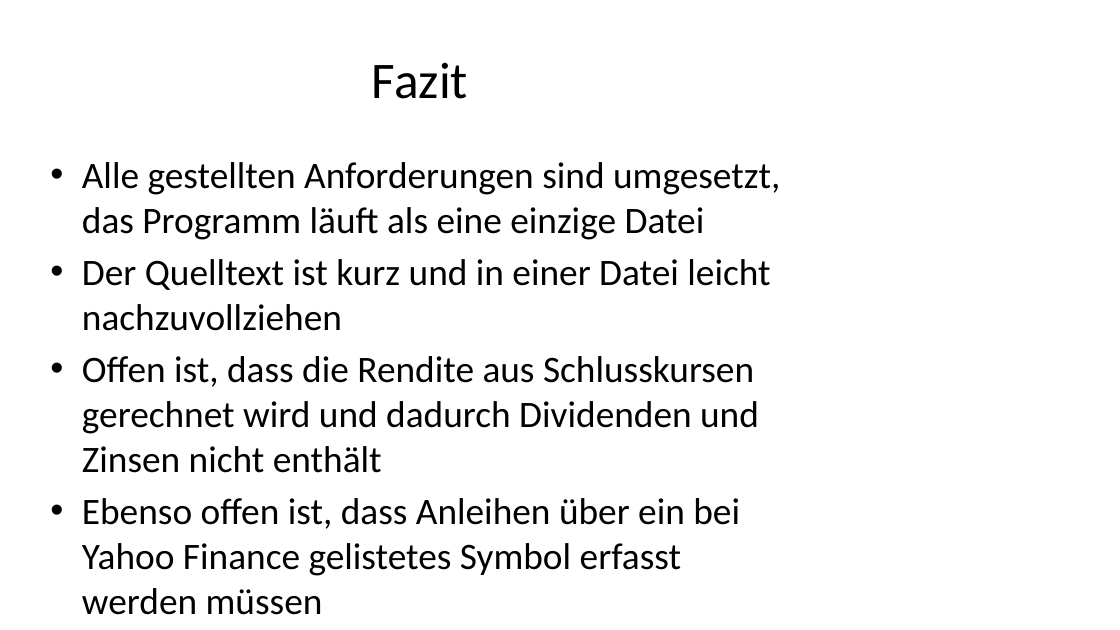
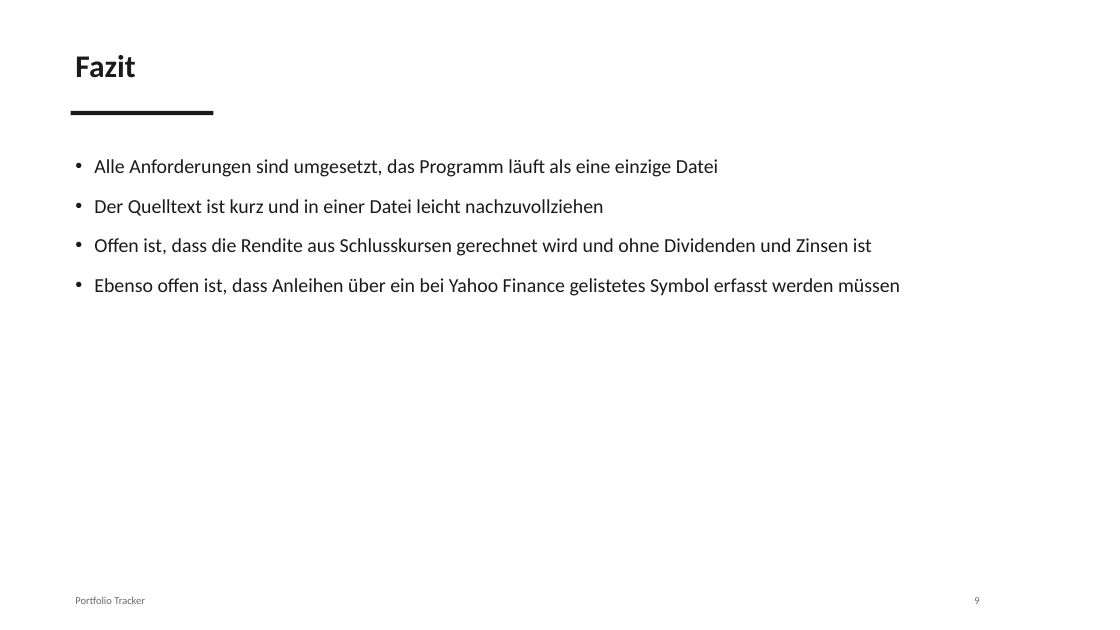
Before and after one commit to Apewee/PortfolioTracker, a slide deck: slide 10 of PortfolioPräsentation.pptx (slide 9 before the commit). Drawn at 1120x630 pixels with LibreOffice and Linux fonts; fonts in the diff are those of the drawing. Boxes give left, top, right and bottom in pixels: in the first picture for what was removed or moved away, otherwise in the second. Text is boxed around its words. In the diff, an @@ line names an element or a change of style, - is before the commit and + after.

```diff
--- a/PortfolioPräsentation.pptx
+++ b/PortfolioPräsentation.pptx
@@ text "Fazit": place and size @@
-text "Fazit" at bbox=[372, 62, 468, 99]
+text "Fazit" at bbox=[75, 55, 135, 78]
@@ text "Fazit" at bbox=[75, 55, 135, 78]: size 44 to 27 pt, text colour #000000 to #1A1A1A, bold on; alignment centre to left; vertical alignment middle to top @@
@@ rectangle added at bbox=[71, 111, 213, 115], fill #1A1A1A @@
@@ text "Alle Anforderungen sind umgesetzt, das ...": place and size @@
-text "Alle Anforderungen sind umgesetzt, das ..." at bbox=[82, 162, 780, 576]
+text "Alle Anforderungen sind umgesetzt, das ..." at bbox=[94, 159, 900, 296]
@@ text at bbox=[94, 159, 718, 177]: text changed; size 32 to 17 pt; text colour #000000 to #1A1A1A @@
-• Alle gestellten Anforderungen sind umgesetzt, das Programm läuft als eine einzige Datei
+• Alle Anforderungen sind umgesetzt, das Programm läuft als eine einzige Datei
@@ text at bbox=[94, 199, 900, 296]: size 32 to 17 pt, text colour #000000 to #1A1A1A in "Der Quelltext ist kurz und in einer ...", "Ebenso offen ist, dass Anleihen über ein ..."; indent changed; line spacing 1 to 1.12; more space between paragraphs @@
@@ text at bbox=[94, 238, 872, 256]: text changed; size 32 to 17 pt; text colour #000000 to #1A1A1A @@
-• Offen ist, dass die Rendite aus Schlusskursen gerechnet wird und dadurch Dividenden und Zinsen nicht enthält
+• Offen ist, dass die Rendite aus Schlusskursen gerechnet wird und ohne Dividenden und Zinsen ist
@@ text added at bbox=[75, 597, 145, 604], 9 pt, text #6B6B6B @@
+Portfolio Tracker
@@ text added at bbox=[974, 597, 979, 604], 9 pt, text #6B6B6B @@
+9
```
Also in this commit, not shown: 8 other slides changed, 1 slide added.
